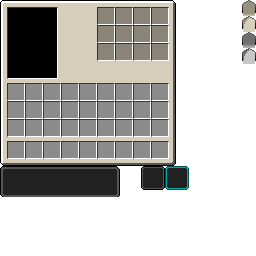
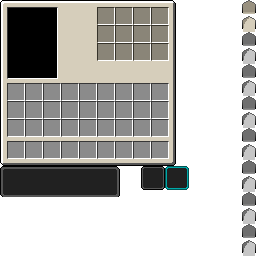
Layered file, before and after one edit (256px x 256px). Changes by layer:
painted on "Tabs" over (x1=242, y1=12, x2=256, y2=256)
